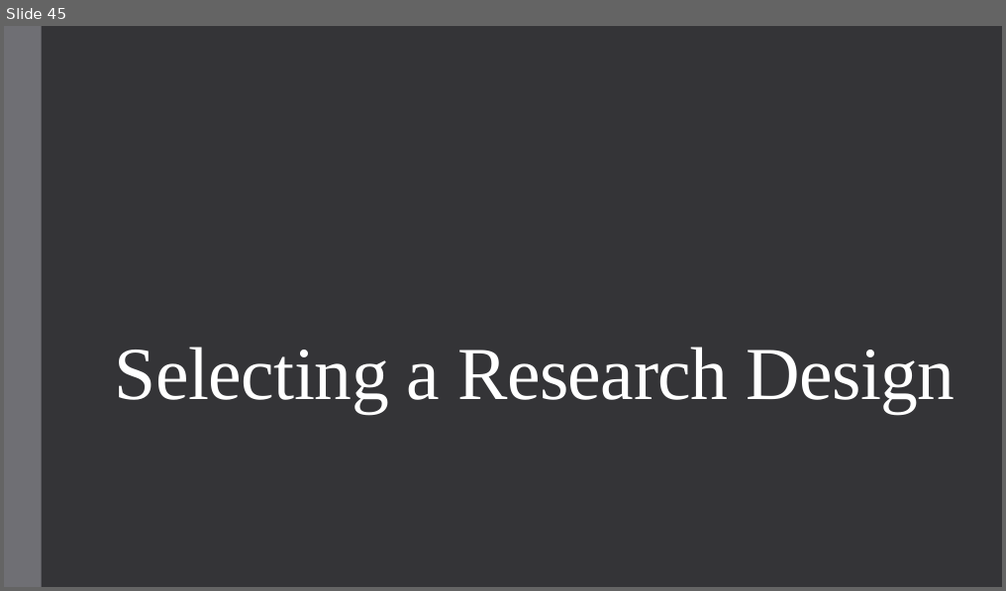
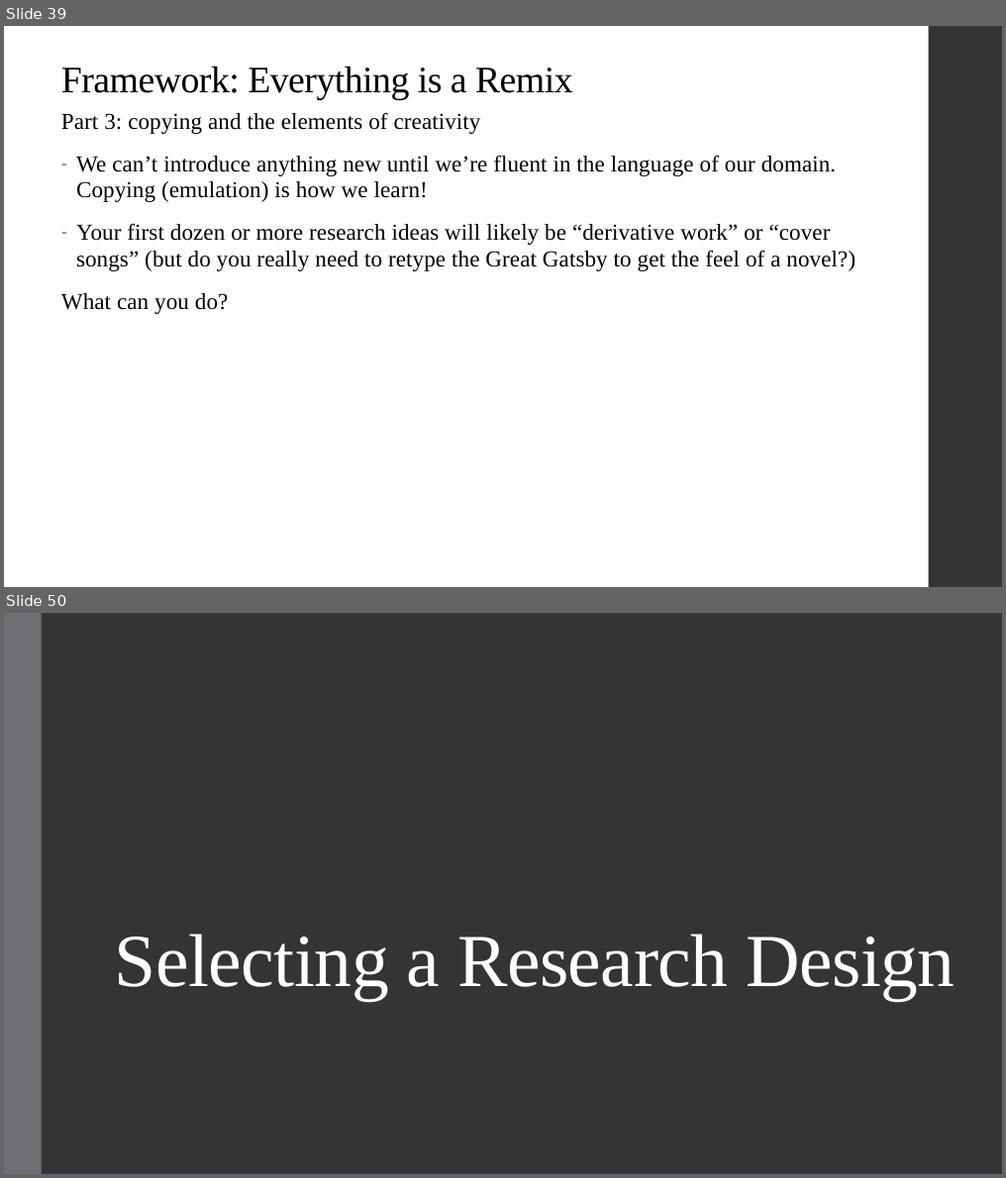
Before and after one commit to alex-hoagland/HAD5744, a slide deck: Lecture05_DataCleaning/Lecture5_DataCleaning-ResearchDesign.pptx. Shown one above the other, each under a label of ours: slide 45 before the commit, slides 39 and 50 after it; the slides between them are not shown. The pictures are 1006x591 and 1006x1178 pixels, drawn with LibreOffice and Linux fonts; fonts in the diff are those of the drawing. Boxes give left, top, right and bottom in pixels: in the first picture for what was removed or moved away, otherwise in the second. Text is boxed around its words. In the diff, an @@ line names an element or a change of style, - is before the commit and + after.

```diff
--- a/Lecture05_DataCleaning/Lecture5_DataCleaning-ResearchDesign.pptx
+++ b/Lecture05_DataCleaning/Lecture5_DataCleaning-ResearchDesign.pptx
@@ slide 39 added at <box>4,26,1002,587</box>, background #FFFFFF @@
@@ rectangle added at <box>929,26,1002,587</box>, fill #353537 @@
@@ title added at <box>61,66,573,100</box>, 36 pt, text #000000 @@
+Framework: Everything is a Remix
@@ text added at <box>61,112,855,314</box>, 22 pt, text #000000 @@
+Part 3: copying and the elements of creativity
+– We can’t introduce anything new until we’re fluent in the language of our domain. Copying (emulation) is how we learn!
+– Your first dozen or more research ideas will likely be “derivative work” or “cover songs” (but do you really need to retype the Great Gatsby to get the feel of a novel?)
+What can you do?
@@ what was slide 45 is now slide 50 @@
```
Also in this commit, not shown: 2 slides changed, 18 other slides added, 11 slides removed, 7 other files.
